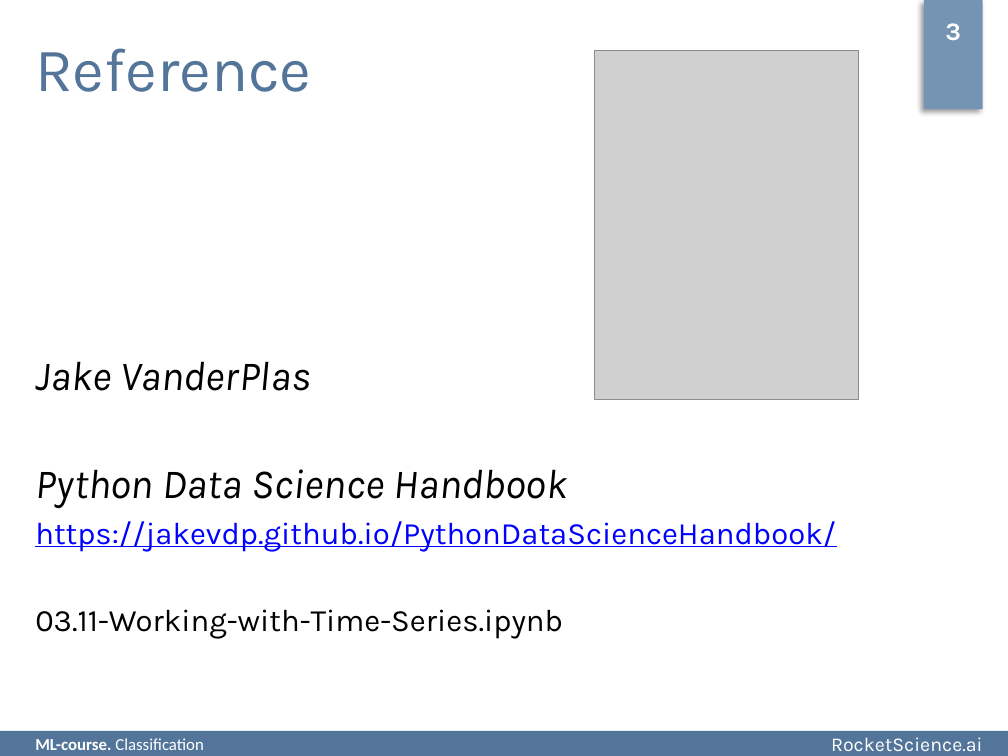
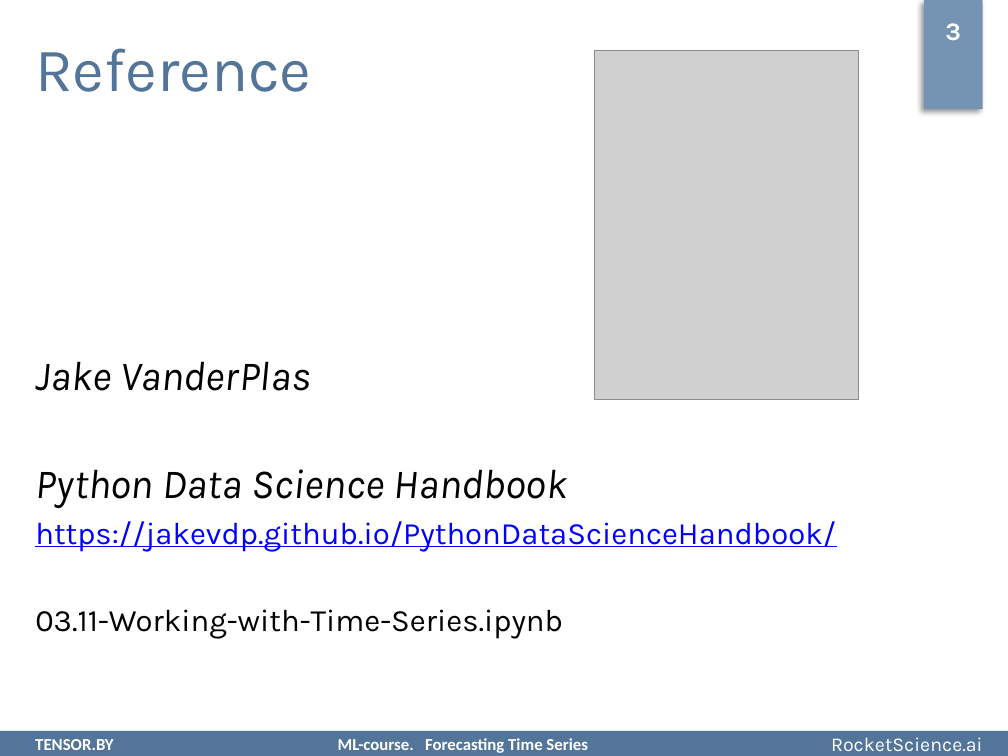
Before and after one commit to rjaffk/tensorby, a slide deck: slide 3 of lecture_timeseries/presentation/lecture_timeseries.pptx. Drawn at 1008x756 pixels with LibreOffice and Linux fonts; fonts in the diff are those of the drawing; grey boxes stand for pictures; background and template pictures are left out. Boxes give left, top, right and bottom in pixels: in the first picture for what was removed or moved away, otherwise in the second. Text is boxed around its words. In the diff, an @@ line names an element or a change of style, - is before the commit and + after.

```diff
--- a/lecture_timeseries/presentation/lecture_timeseries.pptx
+++ b/lecture_timeseries/presentation/lecture_timeseries.pptx
@@ text at [35,738,588,753]: text changed; bold on @@
-ML-course. Classification
+TENSOR.BY ML-course. Forecasting Time Series
```
Also in this commit, not shown: 30 other slides changed, 3 other files.
